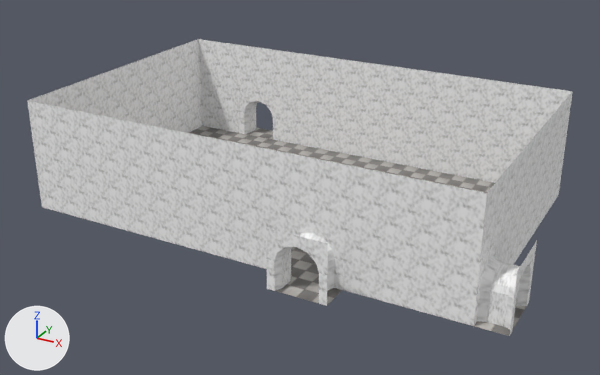
One commit to the glTF model assets/Art/Models/Room10.glb: the scene before it, then after it.
The view is the same before and after, from a 50 mm camera at (24.18, -31.29, 12.65) aimed at (11.12, -7.54, 0.78). Every picture has the same lights, and +X, +Y and +Z are marked at lower left. The older version comes first. Where no turn or scale is listed for an object, it has been applied to the vertices. Vertices at exactly the same position are counted once.

Before the edit, the objects in view are built like this:
```python
me_mesh_022 = bpy.data.meshes.new('Mesh.022')
me_mesh_022.from_pydata(...)  # 196 vertices, 332 faces; spans x 3.0..20.0, y -13.0..-1.0, z 0.0
me_mesh_022.materials.append(mat_tiles)
# before: 31 (5.0, -2.0, 0.0) at pixel (239, 133), 39 (7.0, -2.0, 0.0) at pixel (278, 140), 166 (6.0, -2.0, 0.0) at pixel (258, 136), 167 (6.0, -1.0, 0.0) at pixel (270, 130), 168 (5.0, -1.0, 0.0)
# before: 169 (7.0, -1.0, 0.0)
# before: 131 (19.0, -10.0, 0.0), 135 (19.0, -11.0, 0.0), 160 (20.0, -11.0, 0.0) at pixel (519, 318), 161 (20.0, -10.0, 0.0) at pixel (529, 301), 162 (20.0, -12.0, 0.0) at pixel (509, 336)
# before: 163 (13.0, -13.0, 0.0) at pixel (266, 288), 164 (15.0, -13.0, 0.0) at pixel (326, 305), 165 (14.0, -13.0, 0.0) at pixel (296, 297)
me_mesh_023 = bpy.data.meshes.new('Mesh.023')
me_mesh_023.from_pydata(...)  # 460 vertices, 752 faces; spans x 2.0..20.0, y -13.0..-1.0, z 0.0..4.0
me_mesh_023.materials.append(mat_marble)
ob_room10floor = bpy.data.objects.new('Room10Floor', me_mesh_022)
ob_room10floor.location = (0.0, 0.0, 0.0)
ob_room10walls = bpy.data.objects.new('Room10Walls', me_mesh_023)
ob_room10walls.location = (0.0, 0.0, 0.0)
```
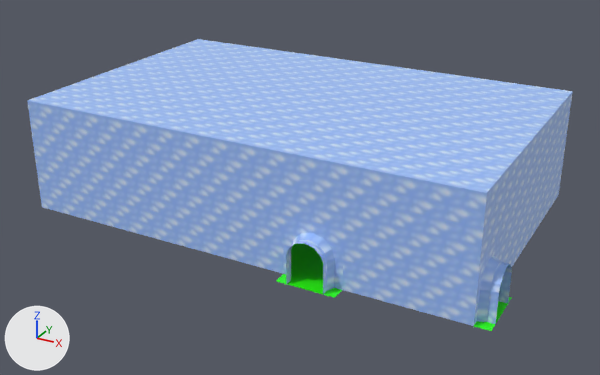
Commit message: dog room

What changed in the scene script:
```text
Add img_sky:
    img_sky = load_image('Sky', '_unpacked/Sky', 32, 32, 'sRGB')
Add mat_f3dlite_material_001:
    mat_f3dlite_material_001 = bpy.data.materials.new('f3dlite_material.001')
    # nodes: BsdfPrincipled, Mix, OutputMaterial, VertexColor
    # colours: green #2aff00, mixed with the vertex colours
Add mat_sky_001:
    mat_sky_001 = principled_material('Sky.001')
    mat_sky_001.texture = img_sky  # with its transparency
Add mat_sky:
    mat_sky = bpy.data.materials.new('Sky')
    # uses the picture img_sky
Change me_mesh_022:
    used by ob_room10floor; location = (0.0, 0.0, 0.0)
    verts and faces of me_mesh_022; kept vertices keep their numbers, new ones are numbered from 196
    remove me_mesh_022.from_pydata(...)  # 196 vertices, 332 faces; spans x 3.0..20.0, y -13.0..-1.0, z 0.0
    add me_mesh_022.from_pydata(...)  # 199 vertices, 336 faces; spans x 2.5..19.5, y -12.5..-1.5, z 0.0
    me_mesh_022 part 1
    add delete_vertices([167, 168, 169])  # with the faces that use them
    add for new, old in zip([199, 200, 201], [31, 39, 166]): verts[new] = verts[old] + (0.0, 0.5, 0.0)
    add faces += [(166, 201, 199), (31, 166, 199), (39, 200, 201), (39, 201, 166)]
    me_mesh_022 part 2
    add delete_vertices([160, 161])  # with the faces that use them
    add verts[162] = (19.5, -12.0, 0.0)  # moved, pixel (491, 331)
    add verts[202] = (19.5, -10.0, 0.0)  # pixel (511, 297)
    add verts[203] = (19.5, -11.0, 0.0)  # pixel (501, 313)
    add faces += [(135, 203, 202), (131, 135, 202), (135, 162, 203)]
    me_mesh_022 part 3
    add for i in [163, 164, 165]: verts[i] += (0.0, 0.5, 0.0)
    me_mesh_022 part 4: 325 faces spanning x 3.0..19.5, y -12.5..-2.0, z 0.0 switch from mat_tiles to mat_f3dlite_material_001
    other edits to the shape of me_mesh_022 do not show in these pictures
Add me_mesh_003:
    me_mesh_003.from_pydata(...)  # 80 vertices, 118 faces; spans x 19.0..19.5, y -12.0..-2.0, z 0.0..4.0
    me_mesh_003.materials.append(mat_sky_001)  # picture img_sky
Add me_mesh_002:
    me_mesh_002.from_pydata(...)  # 110 vertices, 166 faces; spans x 3.0..19.0, y -12.5..-12.0, z 0.0..4.0
    me_mesh_002.materials.append(mat_sky_001)  # picture img_sky
Add me_mesh:
    me_mesh.from_pydata(...)  # 187 vertices, 320 faces; spans x 3.0..19.0, y -12.0..-2.0, z 4.0
    me_mesh.materials.append(mat_sky)
Remove ob_room10walls:
    ob_room10walls = bpy.data.objects.new('Room10Walls', me_mesh_023)
    ob_room10walls.location = (0.0, 0.0, 0.0)
Add ob_room10_walls_wall36:
    ob_room10_walls_wall36 = bpy.data.objects.new('Room10_Walls_Wall36', me_mesh_003)
    ob_room10_walls_wall36.location = (0.0, 0.0, 0.0)
Add ob_room10_walls_wall28:
    ob_room10_walls_wall28 = bpy.data.objects.new('Room10_Walls_Wall28', me_mesh_002)
    ob_room10_walls_wall28.location = (0.0, 0.0, 0.0)
Add ob_polysurface187:
    ob_polysurface187 = bpy.data.objects.new('polySurface187', me_mesh)
    ob_polysurface187.location = (0.0, 0.0, 0.0)
```

Location of each change, [x1, y1, x2, y2] in pixels of the pictures (600 x 375 px; the box of a moved part takes in the faces that stretch with it):
'Room10Walls', deleted: before [27, 39, 573, 335]
'Room10_Walls_Wall28', added (blue): after [27, 101, 487, 326]
'polySurface187', added (blue): after [27, 39, 573, 193]
'Room10_Walls_Wall36', added (blue): after [474, 92, 573, 325]
'Room10Floor', reshaped (mostly hidden afterwards): before [189, 126, 526, 336]; after [276, 243, 512, 331]
part 1 of me_mesh_022, moved or reshaped (not visible afterwards): before [247, 127, 273, 139]
part 2 of me_mesh_022, moved or reshaped: before [474, 306, 526, 336]; after [474, 297, 512, 331]
part 3 of me_mesh_022, moved or reshaped: before [276, 276, 342, 305]; after [276, 274, 342, 298]
part 4 of me_mesh_022, recoloured: before [189, 126, 509, 336]; after [276, 243, 491, 331]
